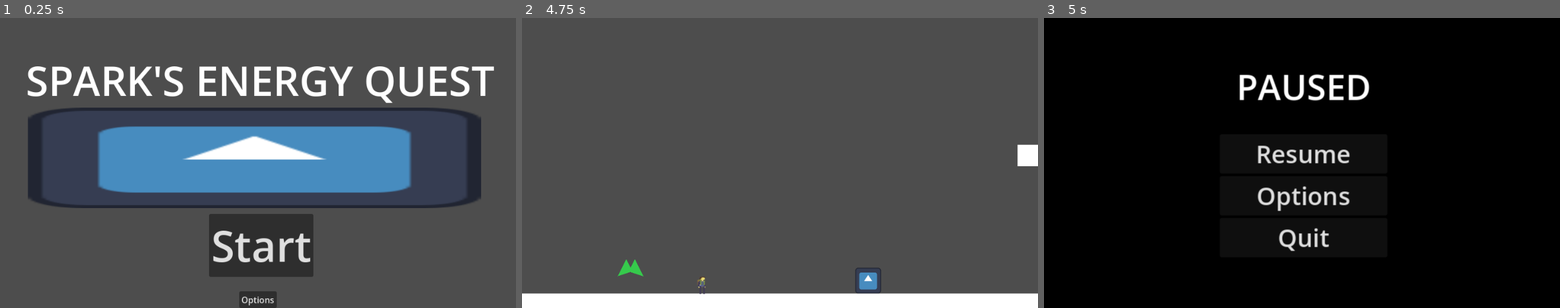
Above: before the commit, frames 1-3 (left to right).
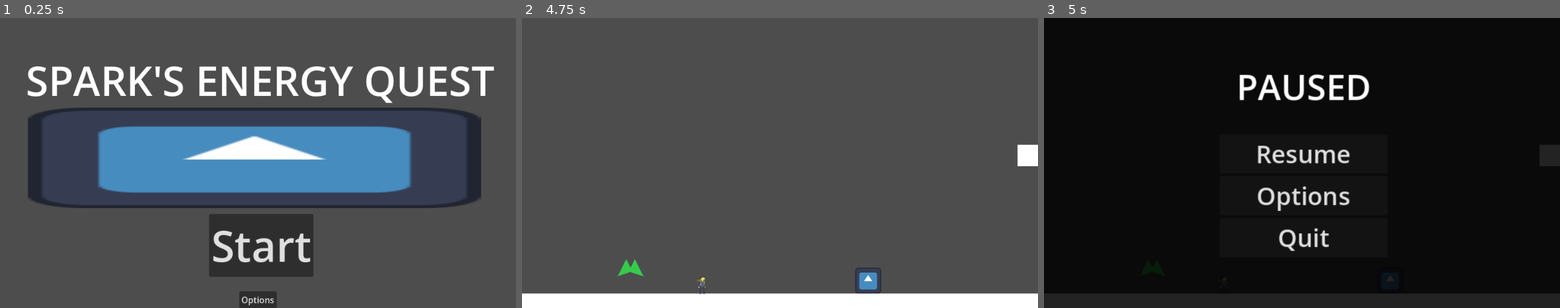
Above: after the commit, the same moments.

Repository: The-Spark-Industries/spark-energy
Game: Godot game, scene res://Master Scenes/titleScreen.tscn
The game is run twice, just before and just after one commit, with the same random seed, the same clock (stepped at 60 frames per second) and the same inputs. The engine's default icon, where the game draws it, is replaced by a stand-in: a white triangle on a blue panel in a dark square.
Inputs:
- Up to frame 1 (0.25 s): no input
- Up to frame 2 (4.75 s): click "Start" at 0.5 s; tap Enter at 1.25, 2.75, 4.25 s; hold 2 (inventoryright) 1.28-2.78 s; tap E (interact) every 0.75 s from 1.35 to 4.35 s; tap Space (jump) at 1.52, 2, 2.27, 3.5, 3.77, 4.52 s; hold 1 (inventoryleft) 2.78-3.53 s; hold 2 (inventoryright) from 3.53 s (still down)
- Up to frame 3 (5 s): keep holding 2 (inventoryright); tap Escape (pause) at 4.9 s

Frames 1-2 are identical in both runs. In frame 3, 5.5% of the frame differs, in the area x 0-100%, y 43-100%.

Commit message:
Fixed opacity stuff

Diff:
--- a/Master Scenes/pauseMenu.tscn
+++ b/Master Scenes/pauseMenu.tscn
@@ -19,7 +19,7 @@
 offset_top = -2446.0
 offset_right = 5012.0
 offset_bottom = 1038.0
-color = Color(0, 0, 0, 1)
+color = Color(0, 0, 0, 0.8627451)
 
 [node name="VBoxContainer" type="VBoxContainer" parent="." unique_id=2106908940]
 layout_mode = 1
@@ -84,7 +84,7 @@
 offset_right = -610.0
 offset_bottom = -733.0
 scale = Vector2(4, 4)
-color = Color(0, 0, 0, 1)
+color = Color(0, 0, 0, 0.8627451)
 
 [node name="optionsTitle" type="Label" parent="optionsMenu" unique_id=372810817]
 layout_mode = 0
--- a/Master Scenes/titleScreen.tscn
+++ b/Master Scenes/titleScreen.tscn
@@ -81,7 +81,7 @@
 offset_right = -74.0
 offset_bottom = -136.0
 scale = Vector2(4, 4)
-color = Color(0, 0, 0, 1)
+color = Color(0, 0, 0, 0.8627451)
 
 [node name="optionsTitle" type="Label" parent="optionsMenu" unique_id=877339324]
 layout_mode = 0
